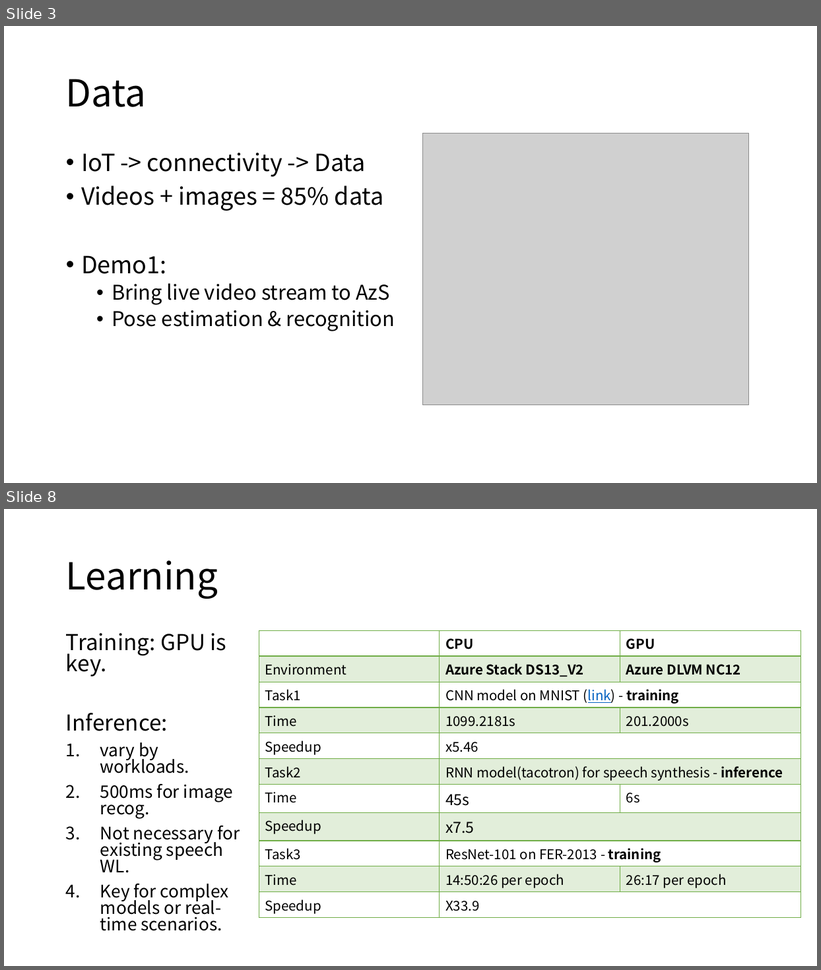
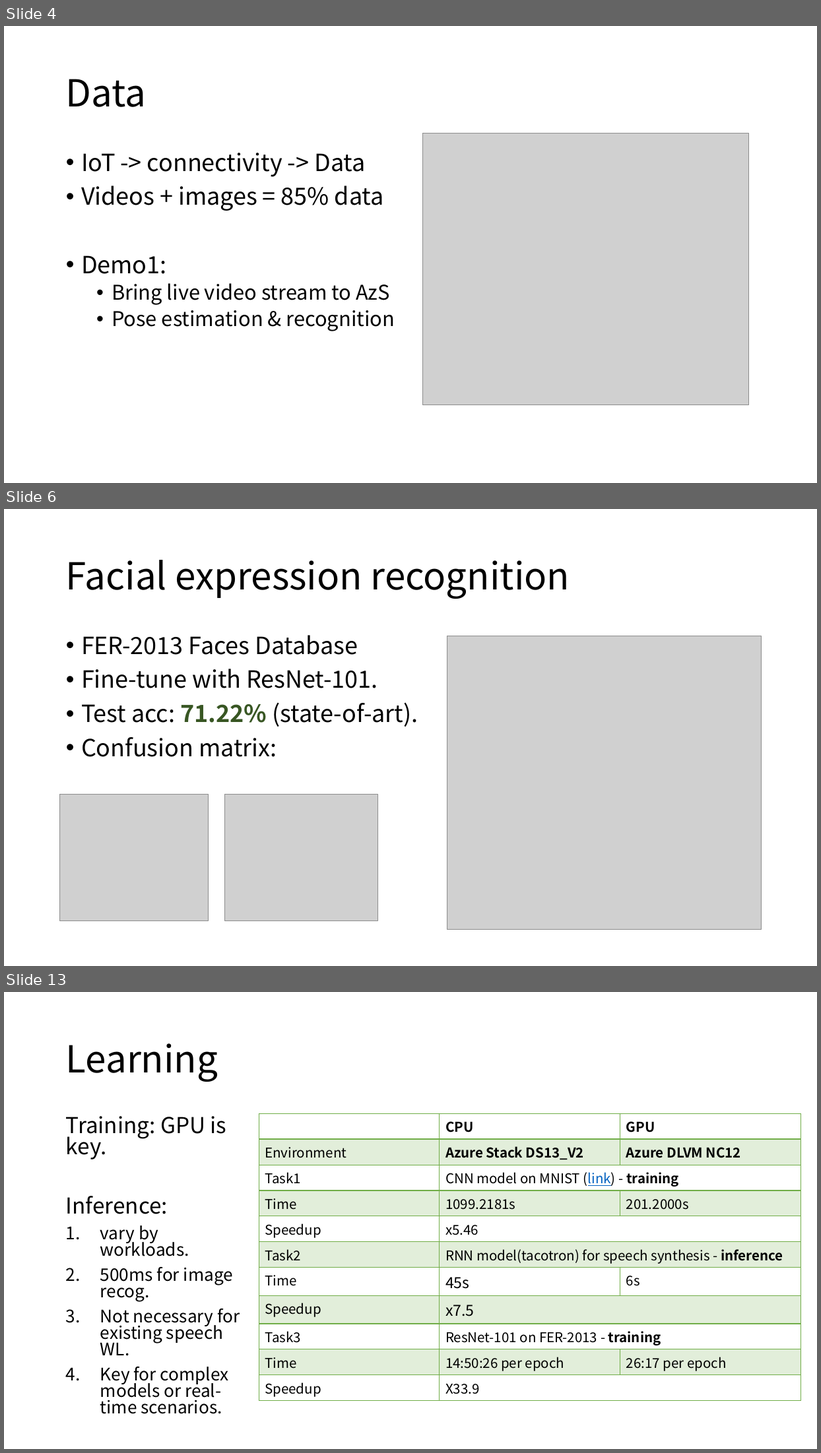
Before and after one commit to AbelHu/OpenCV_on_Raspberry_Pi, a slide deck: AI_exploration_and_demo.pptx. Shown one above the other, each under a label of ours: slides 3 and 8 before the commit, slides 4, 6 and 13 after it; the slides between them are not shown. The pictures are 821x970 and 821x1453 pixels, drawn with LibreOffice and Linux fonts; fonts in the diff are those of the drawing; grey boxes stand for pictures. Boxes give left, top, right and bottom in pixels: in the first picture for what was removed or moved away, otherwise in the second. Text is boxed around its words. In the diff, an @@ line names an element or a change of style, - is before the commit and + after.

```diff
--- a/AI_exploration_and_demo.pptx
+++ b/AI_exploration_and_demo.pptx
@@ slide 6 added at bbox=[4, 509, 817, 966], background #FFFFFF @@
@@ title added at bbox=[66, 560, 570, 599], 44 pt, text #000000 @@
+Facial expression recognition
@@ text added at bbox=[81, 635, 418, 757], 28 pt, text #000000 @@
+• FER-2013 Faces Database
+• Fine-tune with ResNet-101.
+• Test acc: 71.22% (state-of-art).
+• Confusion matrix:
@@ picture added at bbox=[448, 636, 762, 930] @@
@@ picture added at bbox=[60, 795, 209, 921] @@
@@ picture added at bbox=[225, 795, 378, 921] @@
@@ what was slide 3 is now slide 4 @@
@@ what was slide 8 is now slide 13 @@
```
Also in this commit, not shown: 3 slides changed, 4 other slides added.
